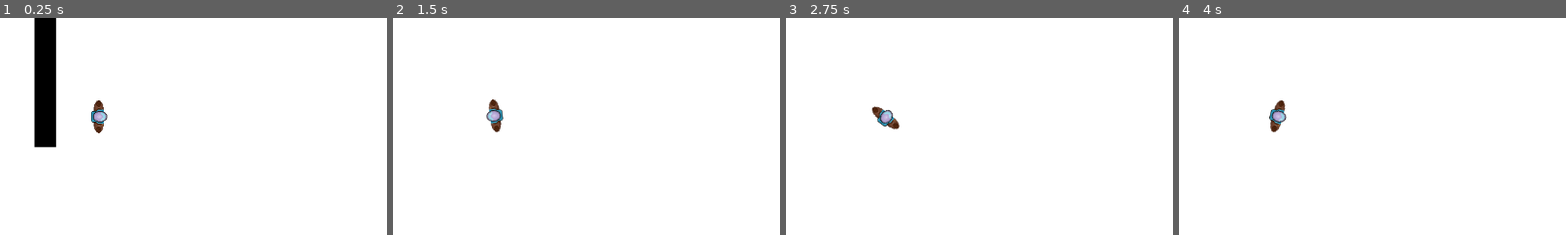
Above: before the commit, frames 1-4 (left to right).
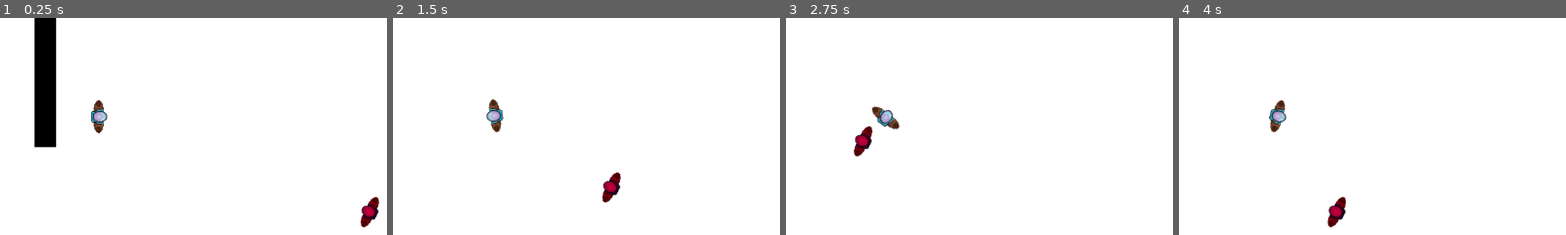
Above: after the commit, the same moments.

Repository: LurkenW/heistrouglite
Game: Godot game, scene res://scenes/bankTemp.tscn
Same seed, same stepped clock (60 frames per second), same inputs: the game is played once before the commit and once after it.
Inputs (mouse positions are % of the whole screen's width and height, from its top left):
- Up to frame 1 (0.25 s): no input
- Up to frame 2 (1.5 s): tap Enter at 0.5 s; move the mouse to (72, 45) at 0.52 s; hold D (move_right) 0.53-1.28 s; hold Shift (player_sprint_shift) 0.53-1.28 s; click (72, 45) at 0.67 s; move the mouse to (30, 55) at 1.27 s; hold S (move_down) from 1.28 s (still down); tap Shift (player_sprint_shift) at 1.35 s
- Up to frame 3 (2.75 s): move the mouse to (60, 28) at 2.02 s; release S (move_down) at 2.03 s; hold D (move_right) from 2.03 s (still down); hold Shift (player_sprint_shift) from 2.03 s (still down)
- Up to frame 4 (4 s): move the mouse to (45, 70) at 2.77 s; release D (move_right) at 2.78 s; release Shift (player_sprint_shift) at 2.78 s; hold W (move_up) 2.78-3.53 s; tap Shift (player_sprint_shift) at 2.85 s; click (45, 70) at 2.92 s; move the mouse to (80, 65) at 3.52 s; hold A (move_left) from 3.53 s (still down); hold Shift (player_sprint_shift) from 3.53 s (still down)
The pictures show only the part of the screen within x 37-87%, y 27-77%; the shares and areas given below are measured in that part.

The runs differ from the first frame. In frame 1, 0.5% of the frame differs, in the area x 92-98%, y 82-97%; in frame 2, 0.4%; in frame 3, 0.4%; in frame 4, 0.5%, in the area x 38-44%, y 82-97%.

Commit message:
Added basic Enemy
The enemy only has behaviour to move towards the target

Diff:
--- a/heist_game/scenes/bankTemp.tscn
+++ b/heist_game/scenes/bankTemp.tscn
@@ -1,6 +1,7 @@
-[gd_scene load_steps=4 format=3 uid="uid://blbrwqf0iwj61"]
+[gd_scene load_steps=5 format=3 uid="uid://blbrwqf0iwj61"]
 
 [ext_resource type="PackedScene" uid="uid://b12l6a0an7xdp" path="res://scenes/player_char.tscn" id="1_pmx1x"]
+[ext_resource type="PackedScene" uid="uid://dr7ds5ea5aqr" path="res://scenes/enemy.tscn" id="2_34ac4"]
 
 [sub_resource type="RectangleShape2D" id="RectangleShape2D_2nibo"]
 size = Vector2(16, 256)
@@ -51,5 +52,9 @@
 position = Vector2(16, 128)
 shape = SubResource("RectangleShape2D_mku13")
 
-[node name="CharacterBody2D" parent="map" instance=ExtResource("1_pmx1x")]
+[node name="CharacterBody2D" parent="." instance=ExtResource("1_pmx1x")]
 position = Vector2(42, -46)
+
+[node name="enemyGuard1" parent="." instance=ExtResource("2_34ac4")]
+position = Vector2(440, 96)
+rotation = -2.68974
--- /dev/null
+++ b/heist_game/scenes/enemy.gd
@@ -0,0 +1,17 @@
+extends CharacterBody2D
+
+@onready var target = get_node("/root/root/CharacterBody2D")
+
+const SPEED = 50.0
+
+func _physics_process(delta: float) -> void:
+#	if target != null:
+#		_move_to_target(target)
+	pass
+
+	#Calculates porition of target and movees towards them
+func _move_to_target(target):
+	var direction = global_position.direction_to(target.global_position)
+	velocity = direction * SPEED
+	look_at(target.global_position)
+	move_and_slide()
--- /dev/null
+++ b/heist_game/scenes/enemy.tscn
@@ -0,0 +1,19 @@
+[gd_scene load_steps=4 format=3 uid="uid://dr7ds5ea5aqr"]
+
+[ext_resource type="Script" path="res://scenes/enemy.gd" id="1_ti6u5"]
+[ext_resource type="Texture2D" uid="uid://cnfvelbvnj5xw" path="res://recources/tempChar.png" id="2_h2m7y"]
+
+[sub_resource type="CapsuleShape2D" id="CapsuleShape2D_jqj4v"]
+radius = 7.0
+height = 39.0
+
+[node name="guardEnemy" type="CharacterBody2D"]
+script = ExtResource("1_ti6u5")
+
+[node name="Sprite2D" type="Sprite2D" parent="."]
+modulate = Color(0.991024, 0, 0.252624, 1)
+texture = ExtResource("2_h2m7y")
+
+[node name="CollisionShape2D" type="CollisionShape2D" parent="."]
+position = Vector2(-2, 0.5)
+shape = SubResource("CapsuleShape2D_jqj4v")
